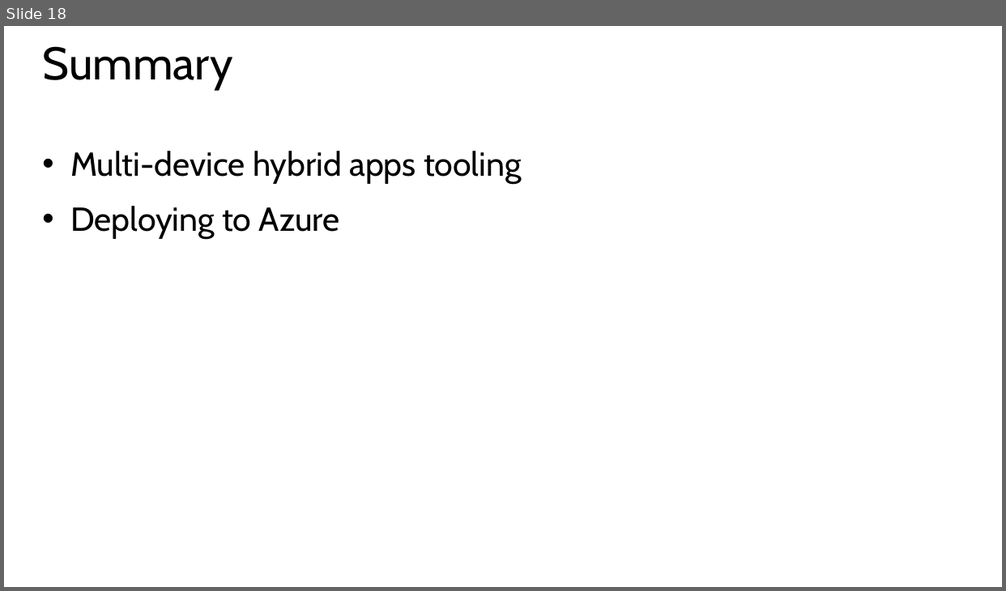
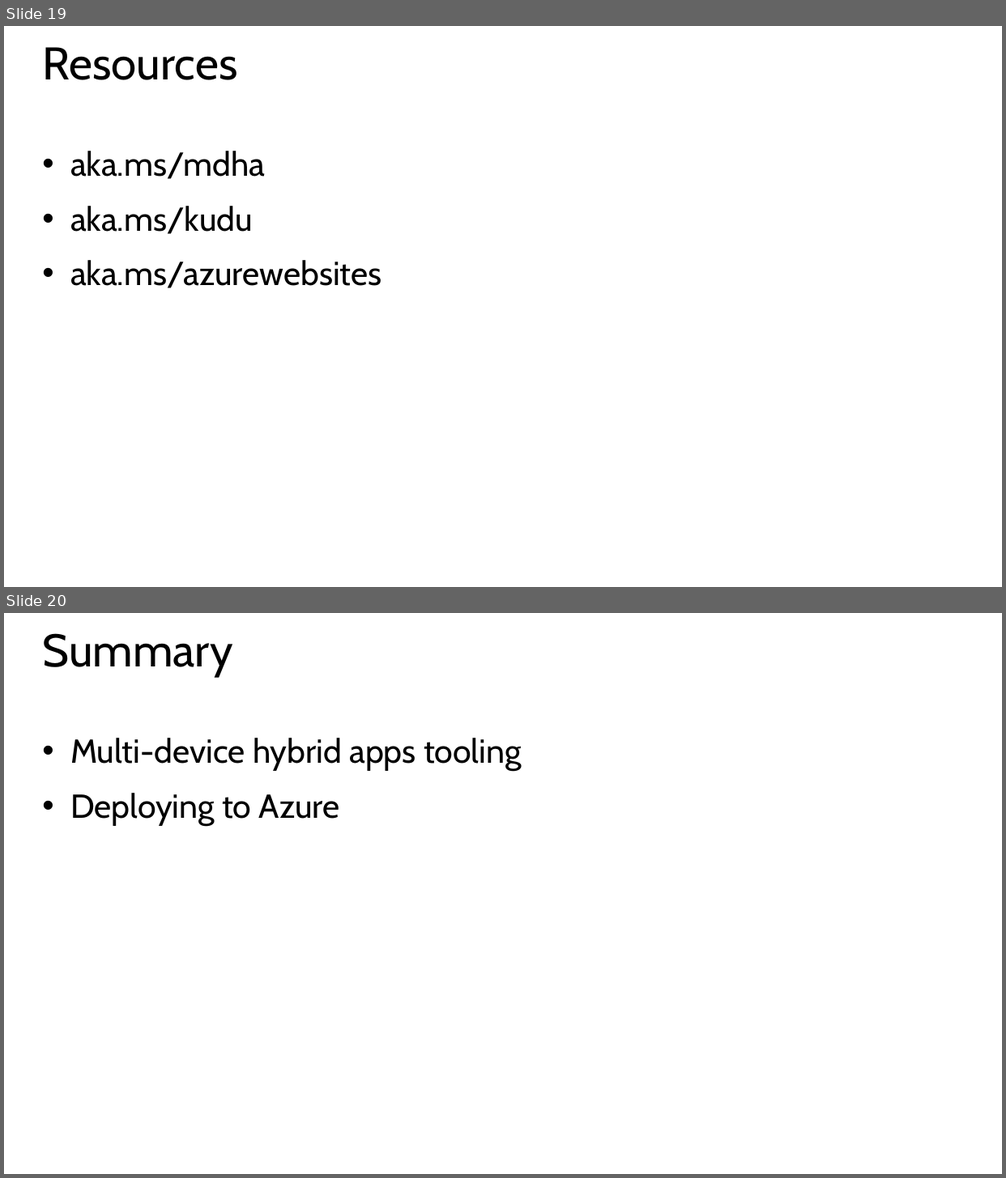
Before and after one commit to CharaD7/FrayedKnot, a slide deck: Slides/M7 Deployment.pptx. Shown one above the other, each under a label of ours: slide 18 before the commit, slides 19 and 20 after it. The pictures are 1006x591 and 1006x1178 pixels, drawn with LibreOffice and Linux fonts; fonts in the diff are those of the drawing. Boxes give left, top, right and bottom in pixels: in the first picture for what was removed or moved away, otherwise in the second. Text is boxed around its words. In the diff, an @@ line names an element or a change of style, - is before the commit and + after.

```diff
--- a/Slides/M7 Deployment.pptx
+++ b/Slides/M7 Deployment.pptx
@@ slide 19 added at box(4, 26, 1002, 587), background #FFFFFF @@
@@ title added at box(43, 47, 238, 80), 44 pt, text #000000 @@
+Resources
@@ text added at box(70, 151, 381, 288), 32 pt, text #000000 @@
+• aka.ms/mdha
+• aka.ms/kudu
+• aka.ms/azurewebsites
@@ what was slide 18 is now slide 20 @@
```
Also in this commit, not shown: 1 other slide added, 3 other files.
